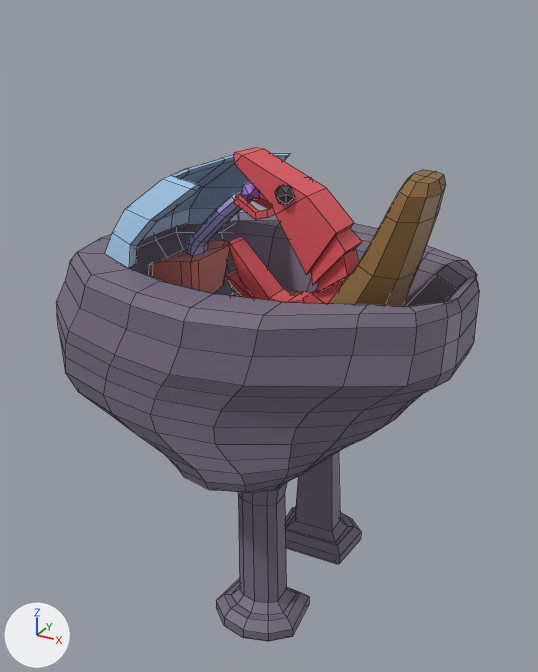
What one commit did to the FBX model Shellraiser/Assets/Models/shrimp_with_animations.fbx.
Before and after are seen from a camera (50 mm lens) standing at (2.26, -3.8, 2.1) and looking at (0.13, 0.08, 0.16). Lighting does not change. The marker at lower left points along +X, +Y and +Z. The older version comes first. Mesh edges are drawn as thin lines. Vertices at exactly the same position are counted once.
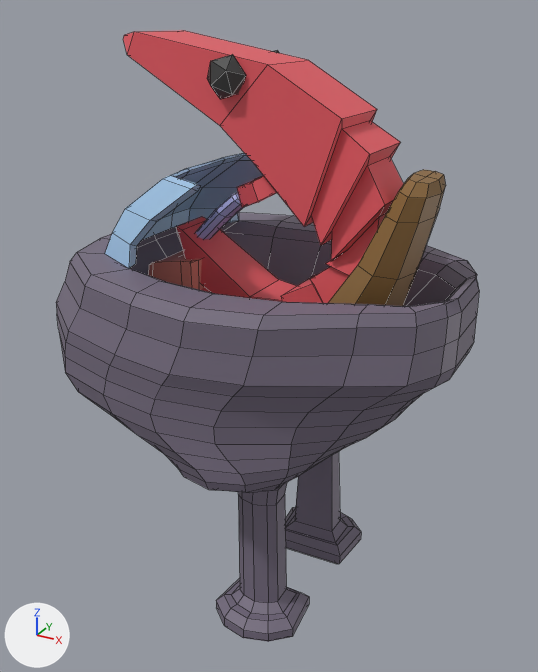
Commit message: Updated shrimpmech model

Location of each change, (x1, y1, x2, y2) in pixels of the pictures (538 x 672 px; the box of a moved part takes in the faces that stretch with it):
'Cube.002', reshaped (24% taller): before (56, 148, 479, 642); after (56, 30, 479, 642)
part 1 of me_cube_005, moved or reshaped: before (225, 148, 362, 303); after (123, 30, 404, 303)

The change, as a list of edits to the scene's bpy script:
```text
Change me_cube_005:
    used by ob_cube_002; location = (0.088, -0.023, 0.219)
    remove me_cube_005.from_pydata(...)  # 922 vertices, 902 faces; spans x -1.27..1.32, y -1.01..1.03, z -2.2..1.13
    add me_cube_005.from_pydata(...)  # 922 vertices, 904 faces; spans x -1.27..1.32, y -1.01..1.03, z -2.2..1.76
    me_cube_005 part 1
    40 vertices are removed from x -0.09..0.2, y -0.13..0.13, z 0.76..1.13
    38 faces are deleted
    100 vertices move from x -0.17..0.64, y -0.17..0.17, z 0.12..0.99 to x -0.56..0.87, y -0.32..0.33, z 0.02..1.66
    40 vertices are added at x -0.77..0.34, y -0.23..0.26, z 0.82..1.76
    40 new faces join them, mat_material_025 (red #e75962)
```
